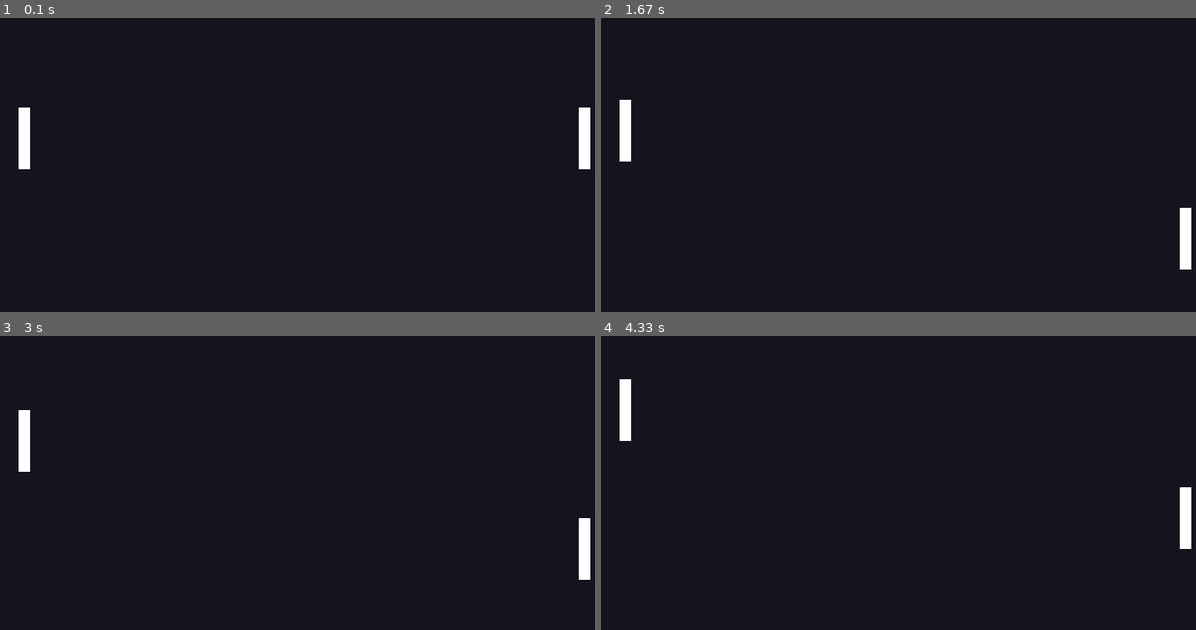
Above: before the commit, frames 1-4 (two rows, left to right).
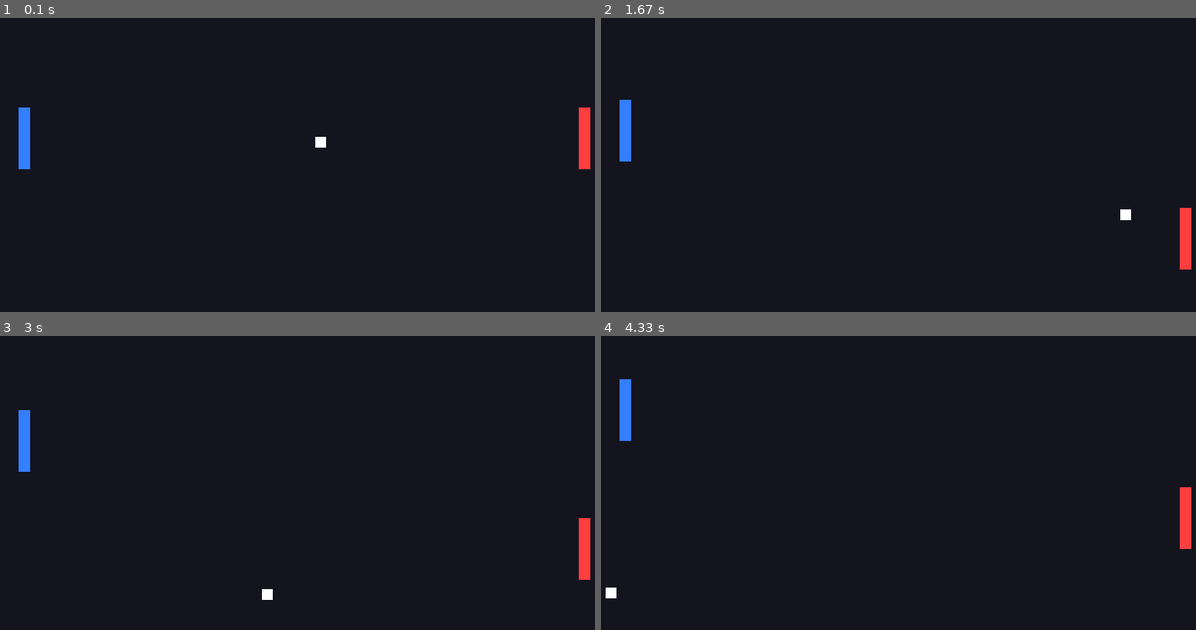
Above: after the commit, the same moments.

Repository: Osaid-Basha/pong-love2d
Game: LÖVE game, started from main.lua
The game is run twice, just before and just after one commit, with the same random seed, the same clock (stepped at 60 frames per second) and the same inputs.
Inputs:
- Up to frame 1 (0.1 s): no input
- Up to frame 2 (1.67 s): hold Down 0.33-0.8 s; hold Up 0.83-1.2 s; hold W 0.83-1.2 s; hold Down 1.23-1.6 s; hold S 1.23-1.6 s; hold Up from 1.63 s (still down); hold W from 1.63 s (still down)
- Up to frame 3 (3 s): release Up at 1.93 s; release W at 1.93 s; hold Down 1.97-2.27 s; hold S 1.97-2.27 s; hold Up 2.3-2.67 s; hold W 2.3-2.67 s; hold Down from 2.7 s (still down); hold S from 2.7 s (still down)
- Up to frame 4 (4.33 s): release Down at 3.07 s; release S at 3.07 s; hold Up 3.1-3.4 s; hold W 3.1-3.4 s; hold Down 3.43-3.73 s; hold S 3.43-3.73 s; hold Up 3.77-4.13 s; hold W 3.77-4.13 s; hold Down from 4.17 s (still down); hold S from 4.17 s (still down)

The runs differ from the first frame. In frame 1, 0.9% of the frame differs, in the area x 3-100%, y 30-52%; in frame 2, 0.9%; in frame 3, 0.9%; in frame 4, 0.9%.

Commit message:
Part 2: ball, collisions, and demo

Diff:
--- a/main.lua
+++ b/main.lua
@@ -3,6 +3,15 @@
 
 local leftPaddle = {x = 30, y = 185, width = 15, height = 80, speed = 300}
 local rightPaddle = {x = 755, y = 185, width = 15, height = 80, speed = 300}
+local ball = {x = 393, y = 218, width = 14, height = 14, dx = 250, dy = 60}
+
+-- Return true when two rectangles overlap.
+local function isColliding(a, b)
+    return a.x < b.x + b.width and
+           a.x + a.width > b.x and
+           a.y < b.y + b.height and
+           a.y + a.height > b.y
+end
 
 function love.load()
     love.window.setMode(screenWidth, screenHeight)
@@ -30,10 +39,35 @@
     -- Keep both paddles inside the window.
     leftPaddle.y = math.max(0, math.min(leftPaddle.y, screenHeight - leftPaddle.height))
     rightPaddle.y = math.max(0, math.min(rightPaddle.y, screenHeight - rightPaddle.height))
+
+    -- Move the ball using delta time.
+    ball.x = ball.x + ball.dx * dt
+    ball.y = ball.y + ball.dy * dt
+
+    -- Bounce from the top and bottom walls.
+    if ball.y < 0 then
+        ball.y = 0
+        ball.dy = -ball.dy
+    elseif ball.y + ball.height > screenHeight then
+        ball.y = screenHeight - ball.height
+        ball.dy = -ball.dy
+    end
+
+    -- Move the ball outside a paddle after each hit.
+    if ball.dx < 0 and isColliding(ball, leftPaddle) then
+        ball.x = leftPaddle.x + leftPaddle.width
+        ball.dx = -ball.dx
+    elseif ball.dx > 0 and isColliding(ball, rightPaddle) then
+        ball.x = rightPaddle.x - ball.width
+        ball.dx = -ball.dx
+    end
 end
 
 function love.draw()
+    love.graphics.setColor(0.2, 0.5, 1)
+    love.graphics.rectangle("fill", leftPaddle.x, leftPaddle.y, leftPaddle.width, leftPaddle.height)
+    love.graphics.setColor(1, 0.25, 0.25)
+    love.graphics.rectangle("fill", rightPaddle.x, rightPaddle.y, rightPaddle.width, rightPaddle.height)
     love.graphics.setColor(1, 1, 1)
-    love.graphics.rectangle("fill", leftPaddle.x, leftPaddle.y, leftPaddle.width, leftPaddle.height)
-    love.graphics.rectangle("fill", rightPaddle.x, rightPaddle.y, rightPaddle.width, rightPaddle.height)
+    love.graphics.rectangle("fill", ball.x, ball.y, ball.width, ball.height)
 end
Binary file added: screenshots/game.png
Not shown, added: demo/pong-demo.mp4
